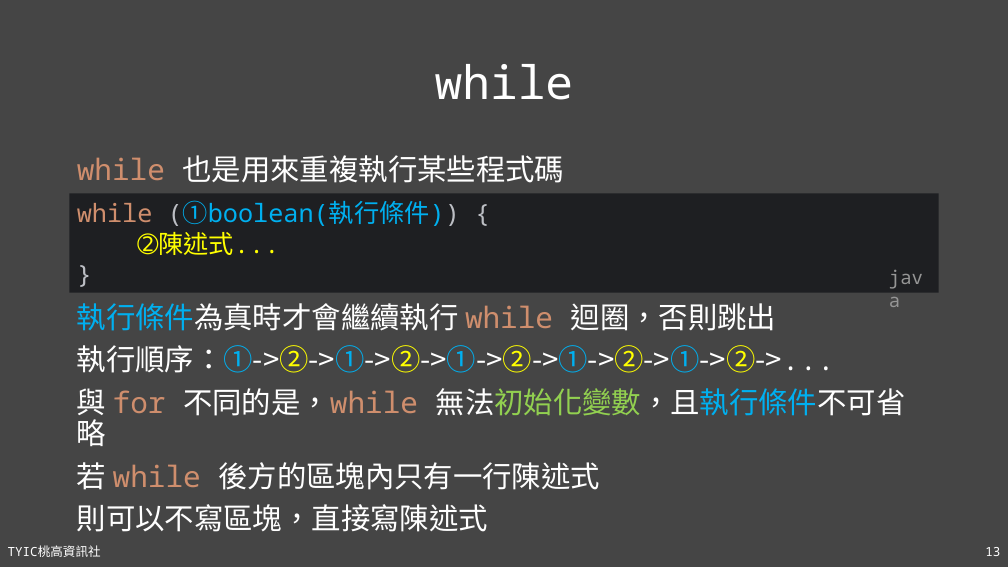
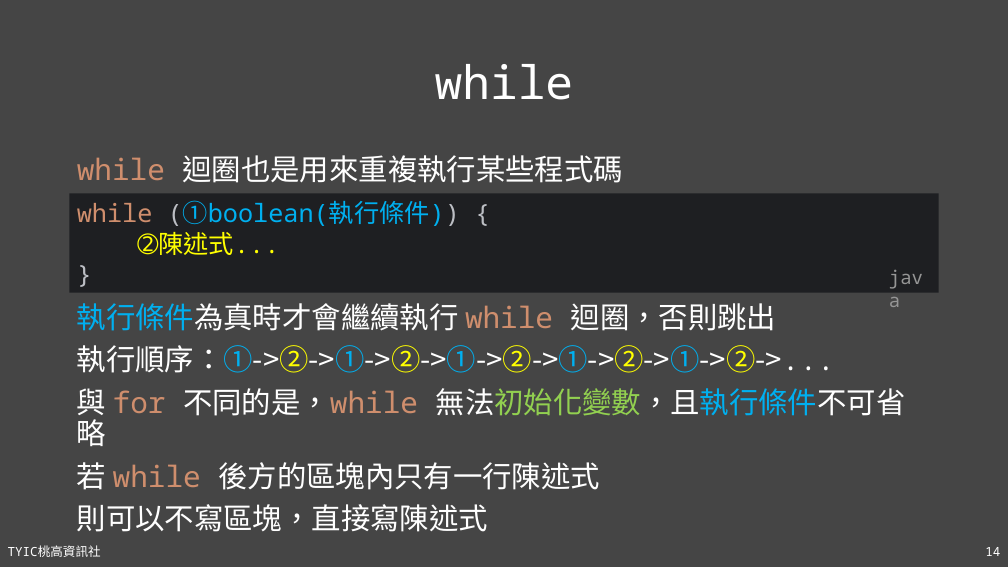
Before and after one commit to TYSHIC/slides, a slide deck: slide 14 of powerpoint/06_流程控制.pptx (slide 13 before the commit). Drawn at 1008x567 pixels with LibreOffice and Linux fonts; fonts in the diff are those of the drawing. Boxes give left, top, right and bottom in pixels: in the first picture for what was removed or moved away, otherwise in the second. Text is boxed around its words. In the diff, an @@ line names an element or a change of style, - is before the commit and + after.

```diff
--- a/powerpoint/06_流程控制.pptx
+++ b/powerpoint/06_流程控制.pptx
@@ text at box(77, 155, 623, 183): text changed @@
-while 也是用來重複執行某些程式碼
+while 迴圈也是用來重複執行某些程式碼
@@ page number at box(985, 547, 1000, 556): text changed @@
-13
+14
```
Also in this commit, not shown: 4 other slides changed, 5 slides added, 3 other files.
